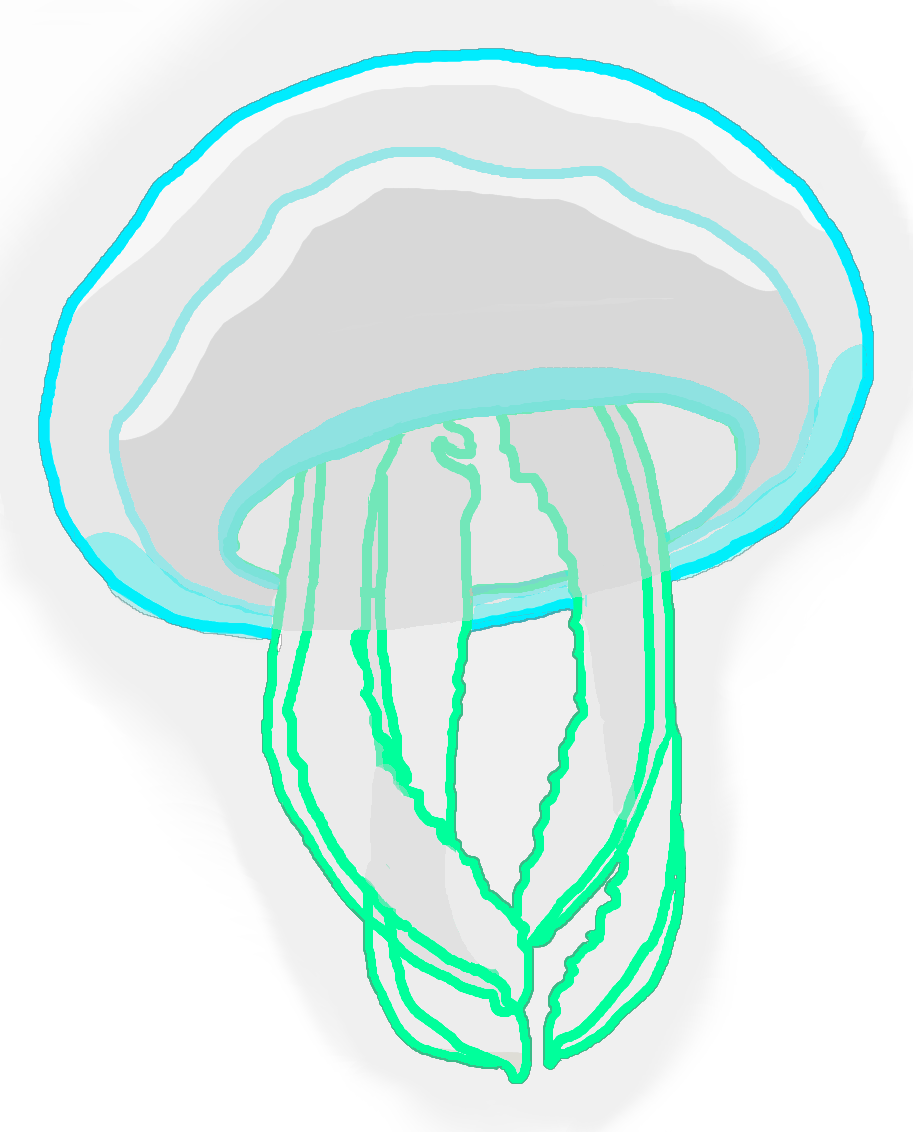
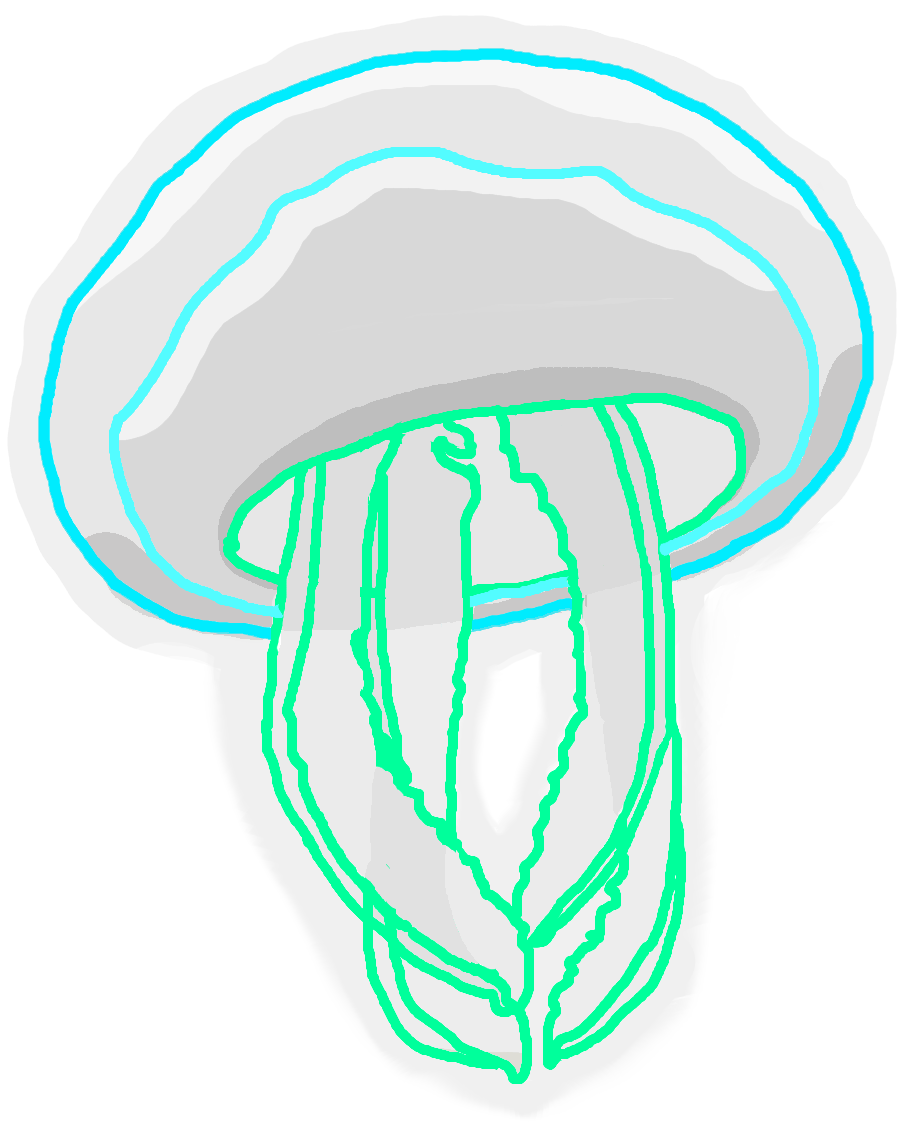
Comparing the layer stacks of the two 913px x 1132px images. Changes:
removed layer "colours #6" (was 22%) over [38, 48, 874, 1084]
renamed "colours #4" to "glow", painted on it over [0, 0, 913, 1132]
renamed "colours #1" to "outline inner", moved it above "outline tentacle" over [109, 147, 819, 618]
renamed "colours" to "outline tentacle", moved it above "outline blue" over [223, 379, 746, 1084]
renamed "colours #2" to "outline blue", moved it above "colours #12" over [38, 48, 874, 640]
painted on "colours #12" over [74, 344, 867, 640]
painted on "colours #8" over [379, 758, 645, 826]
painted on "colours #5" over [368, 716, 404, 796]
